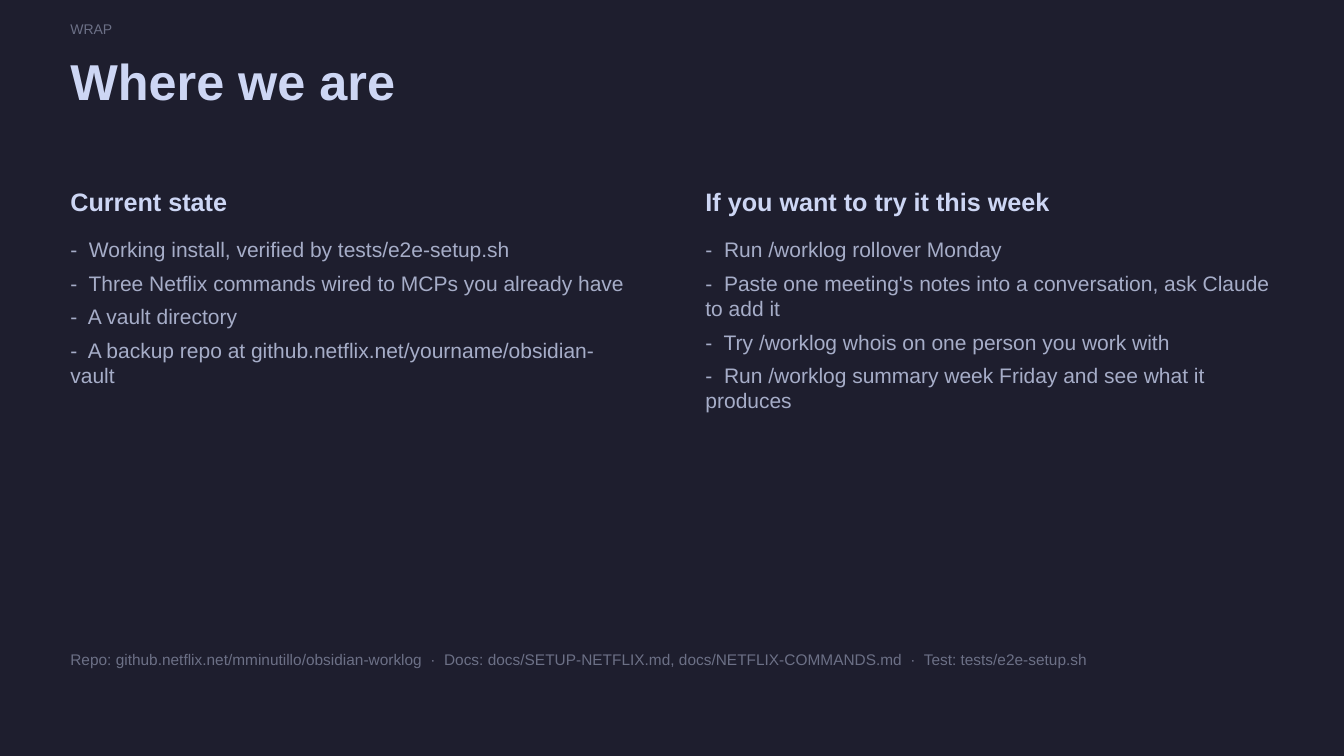
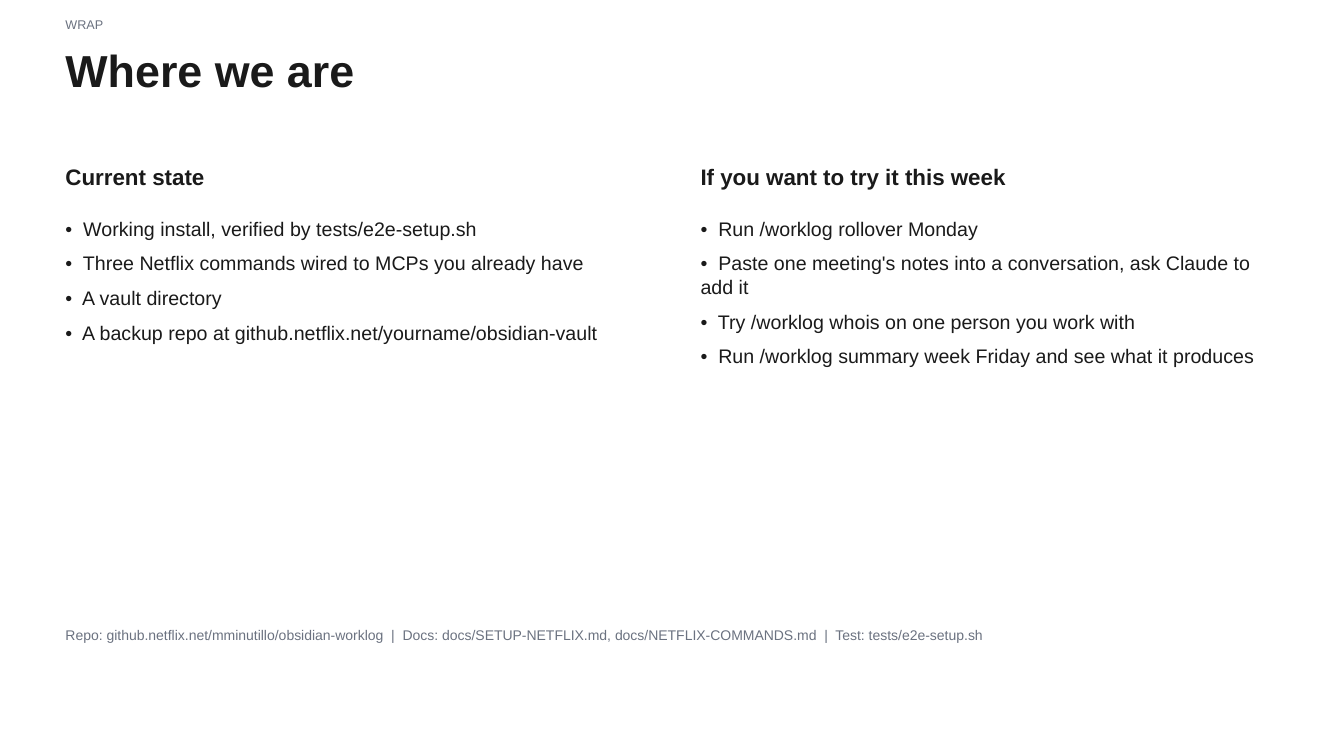
Before and after one commit to menottim/obsidian-worklog, a slide deck: slide 25 of presentation/netflix-workshop.pptx. Drawn at 1344x756 pixels with LibreOffice and Linux fonts; fonts in the diff are those of the drawing. Boxes give left, top, right and bottom in pixels: in the first picture for what was removed or moved away, otherwise in the second. Text is boxed around its words. In the diff, an @@ line names an element or a change of style, - is before the commit and + after.

```diff
--- a/presentation/netflix-workshop.pptx
+++ b/presentation/netflix-workshop.pptx
@@ rectangle removed at box(0, 0, 1344, 756) @@
@@ text "WRAP" at box(65, 20, 103, 29): size 10 to 9 pt, text colour #6C7086 to #6B7280 @@
@@ text "Where we are" at box(65, 54, 354, 88): size 36 to 32 pt, text colour #CDD6F4 to #1A1A1A @@
@@ text "Current state": place and size @@
-text "Current state" at box(70, 193, 227, 212)
+text "Current state" at box(65, 169, 204, 186)
@@ text "Current state" at box(65, 169, 204, 186): size 18 to 16 pt, text colour #CDD6F4 to #1A1A1A @@
@@ text "If you want to try ...": place and size @@
-text "If you want to try ..." at box(705, 192, 1050, 217)
+text "If you want to try ..." at box(701, 168, 1006, 190)
@@ text "If you want to try ..." at box(701, 168, 1006, 190): size 18 to 16 pt, text colour #CDD6F4 to #1A1A1A @@
@@ text at box(82, 221, 597, 344): text changed; size 15 to 14 pt; text colour #A6ADC8 to #1A1A1A @@
-- Working install, verified by tests/e2e-setup.sh
-- Three Netflix commands wired to MCPs you already have
-- A vault directory
-- A backup repo at github.netflix.net/yourname/obsidian-vault
+• Working install, verified by tests/e2e-setup.sh
+• Three Netflix commands wired to MCPs you already have
+• A vault directory
+• A backup repo at github.netflix.net/yourname/obsidian-vault
@@ text at box(701, 221, 1254, 367): text changed; size 15 to 14 pt; text colour #A6ADC8 to #1A1A1A @@
-- Run /worklog rollover Monday
-- Paste one meeting's notes into a conversation, ask Claude to add it
-- Try /worklog whois on one person you work with
-- Run /worklog summary week Friday and see what it produces
+• Run /worklog rollover Monday
+• Paste one meeting's notes into a conversation, ask Claude to add it
+• Try /worklog whois on one person you work with
+• Run /worklog summary week Friday and see what it produces
@@ text at box(65, 630, 983, 643): text changed; size 11 to 10 pt; text colour #6C7086 to #6B7280 @@
-Repo: github.netflix.net/mminutillo/obsidian-worklog · Docs: docs/SETUP-NETFLIX.md, docs/NETFLIX-COMMANDS.md · Test: tests/e2e-setup.sh
+Repo: github.netflix.net/mminutillo/obsidian-worklog | Docs: docs/SETUP-NETFLIX.md, docs/NETFLIX-COMMANDS.md | Test: tests/e2e-setup.sh
```
Also in this commit, not shown: 25 other slides changed, 1 other file.
